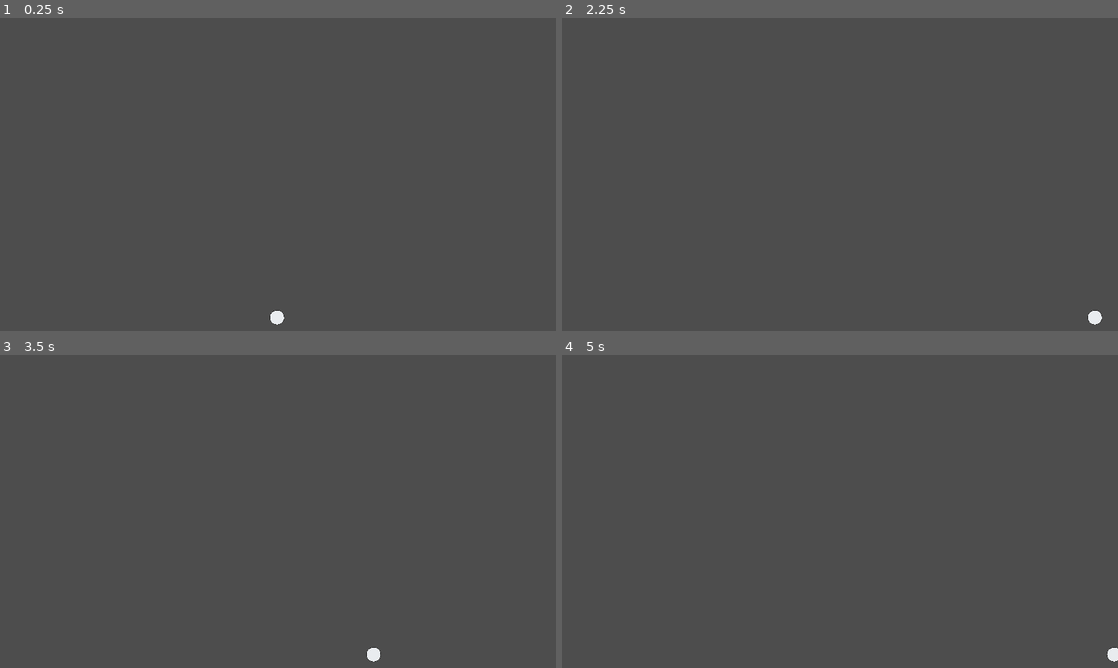
Above: before the commit, frames 1-4 (two rows, left to right).
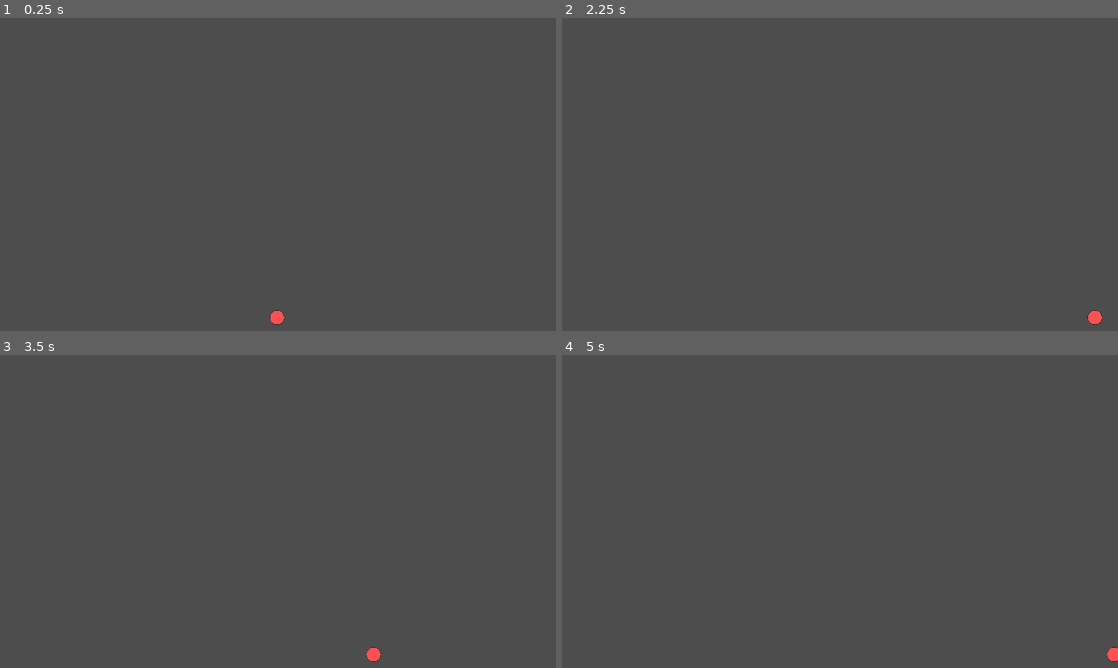
Above: after the commit, the same moments.

Repository: 0x42697262/Danmaku-Deconstruction
Game: Godot game, scene res://scenes/_temp(for_deletion)/main_game.tscn
Two runs of this game, one before a commit and one after it. Both use one fixed random seed, a clock stepped at 60 frames per second and the inputs below. This scene is started directly instead of the project's main scene.
Inputs:
- Up to frame 1 (0.25 s): no input
- Up to frame 2 (2.25 s): tap Enter (ui_accept) at 0.5, 0.77, 1.52, 2 s; hold J (move_dash) 0.53-1.28 s; hold D (move_right) 0.53-2.03 s; tap Shift (move_focus) at 1.35 s; hold A (move_left) from 2.03 s (still down); hold J (move_dash) from 2.03 s (still down)
- Up to frame 3 (3.5 s): release A (move_left) at 2.78 s; release J (move_dash) at 2.78 s; hold D (move_right) from 2.78 s (still down); tap Shift (move_focus) at 2.85 s; tap Enter (ui_accept) at 3.02 s
- Up to frame 4 (5 s): hold J (move_dash) 3.53-4.28 s; tap Enter (ui_accept) at 3.77, 4.25, 4.52 s; release D (move_right) at 4.28 s; hold A (move_left) from 4.28 s (still down); tap Shift (move_focus) at 4.35 s

The runs differ from the first frame. In frame 1, less than 0.1% of the frame differs, in the area x 48-52%, y 93-98%; in frame 2, less than 0.1%; in frame 3, less than 0.1%, in the area x 65-69%, y 93-98%; in frame 4, less than 0.1%.

Commit message:
fix player instantiation

Diff:
--- a/scenes/entities/player.gd
+++ b/scenes/entities/player.gd
@@ -27,6 +27,7 @@
 ## Polygon body circle
 var body: Polygon2D
 var body_sprite: Sprite2D
+var texture: Texture
 
 ## Player settings
 ##
@@ -54,10 +55,10 @@
 		velocity.x += 1
 	if Input.is_action_pressed(&"move_left"):
 		velocity.x -= 1
-	if Input.is_action_pressed(&"ui_up"):
-		velocity.y -= 1
-	if Input.is_action_pressed(&"ui_down"):
-		velocity.y += 1
+	#if Input.is_action_pressed(&"ui_up"):
+	#	velocity.y -= 1
+	#if Input.is_action_pressed(&"ui_down"):
+	#	velocity.y += 1
 
 	if Input.is_action_pressed(&"move_focus"):
 		SPEED_MULTIPLIER = FOCUS_MULTIPLIER
@@ -95,7 +96,23 @@
 	add_child(hitbox)
 
 	body_sprite = Sprite2D.new()
-	var texture: Texture = preload("res://assets/Characters/gray_character.png")
+	match id:
+		0:
+			texture = preload("res://assets/Characters/red_character.png")
+		1:
+			texture = preload("res://assets/Characters/orange_character.png")
+		2:
+			texture = preload("res://assets/Characters/yellow_character.png")
+		3:
+			texture = preload("res://assets/Characters/green_character.png")
+		4:
+			texture = preload("res://assets/Characters/blue_character.png")
+		5:
+			texture = preload("res://assets/Characters/pink_character.png")
+		6:
+			texture = preload("res://assets/Characters/violet_character.png")
+		_:
+			texture = preload("res://assets/Characters/gray_character.png")
 	body_sprite.texture = texture
 	body_sprite.scale = Vector2(body_radius*2+5,body_radius*2+5) / texture.get_size()
 
@@ -106,9 +123,6 @@
 
 	add_child(body_sprite)
 
-func set_sprite_texture(texture: Texture):
-	body_sprite.texture = texture
-
 ## Updates the player every frame.
 func _process(delta):
 	move(delta)
--- a/scenes/entities/player.tscn
+++ b/scenes/entities/player.tscn
@@ -3,5 +3,4 @@
 [ext_resource type="Script" path="res://scenes/entities/player.gd" id="1_ntsfe"]
 
 [node name="player" type="Area2D"]
-position = Vector2(216, 186)
 script = ExtResource("1_ntsfe")
--- a/scripts/autoloads/lobby.gd
+++ b/scripts/autoloads/lobby.gd
@@ -11,10 +11,11 @@
 
 func _ready():
 	print('loading: lobby system')
-	for i in range(3):
-		create_player()
+	for i in range(8):
+		create_player(i)
 
-
-func create_player():
-	var player = PLAYER_SCENE.instantiate()
+## Instantiates a new player with an ID
+func create_player(id: int):
+	var player: Node = PLAYER_SCENE.instantiate()
+	player.id = id
 	players.append(player)
